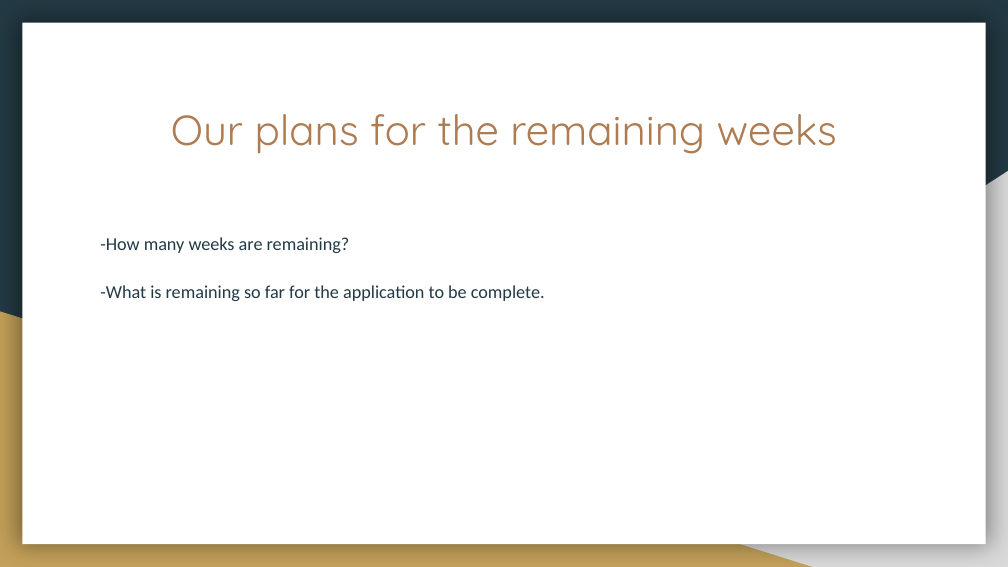
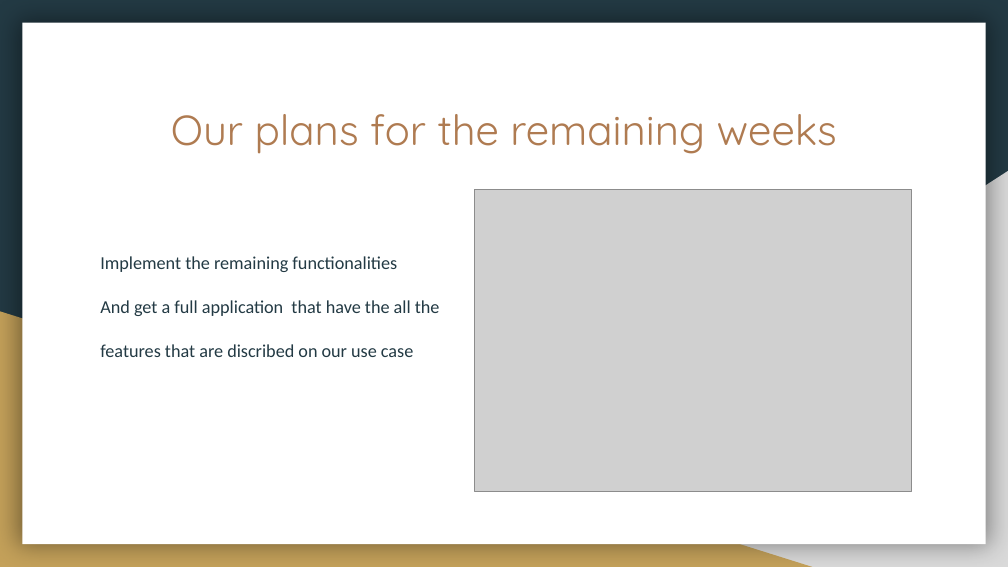
Before and after one commit to dholonakter/Csharp-Traffic-Simulation, a slide deck: slide 8 of First_version_of_the_presentation.pptx. Drawn at 1008x567 pixels with LibreOffice and Linux fonts; fonts in the diff are those of the drawing; grey boxes stand for pictures. Boxes give left, top, right and bottom in pixels: in the first picture for what was removed or moved away, otherwise in the second. Text is boxed around its words. In the diff, an @@ line names an element or a change of style, - is before the commit and + after.

```diff
--- a/First_version_of_the_presentation.pptx
+++ b/First_version_of_the_presentation.pptx
@@ picture added at box(475, 190, 911, 492) @@
@@ text at box(100, 256, 440, 357): text changed @@
--How many weeks are remaining?
--What is remaining so far for the application to be complete.
+Implement the remaining functionalities
+And get a full application that have the all the features that are discribed on our use case
```
Also in this commit, not shown: 3 other slides changed, 2 other files.
